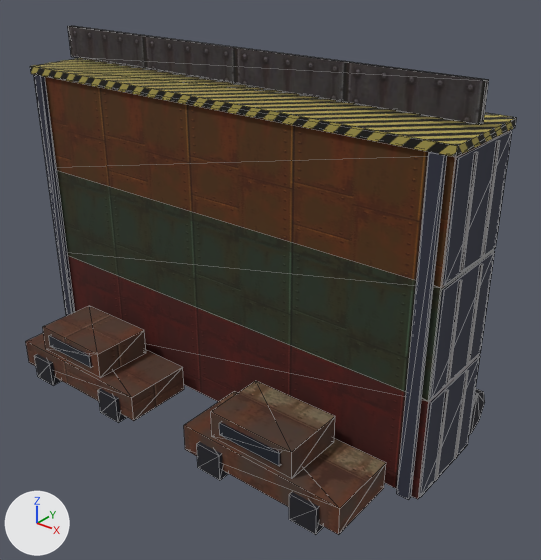
The glTF model game/art/placeholder/bosses/arena/arena_wall_segment.glb as it was, and as the next commit left it.
Camera for both pictures: a camera (50 mm lens) standing at (11.56, -13.25, 11.57) and looking at (1.14, -0.21, 3.49). Lighting does not change. The marker at lower left points along +X, +Y and +Z. The first picture is the older version. Mesh edges are drawn as thin lines. Vertices at exactly the same position are counted once.

The first picture shows 'arena_wall_segment'.
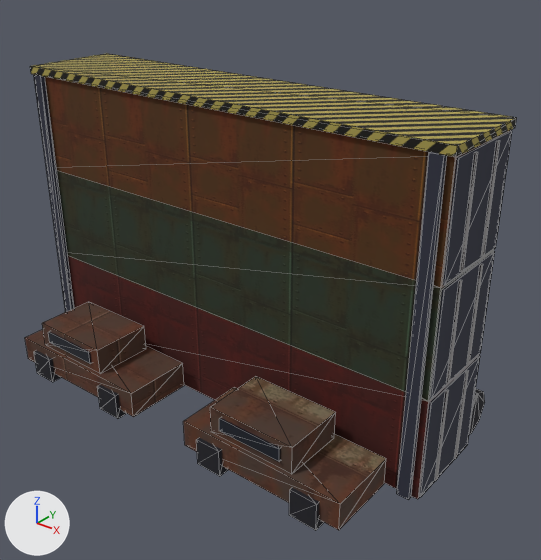
What the commit changed:
me_arena_wall_segment is used by ob_arena_wall_segment; location (0.0, 0.0, 0.0).
me_arena_wall_segment had 248 vertices, 388 faces and spanned x -6.15..6.18, y -3.4..2.3, z -0.1..8.9.
me_arena_wall_segment now has 240 vertices, 376 faces and spans x -6.15..6.18, y -3.4..2.3, z 0.0..8.0.
me_arena_wall_segment part 1: a new loose piece, a box spanning x 1.0..5.4, y -3.3..-1.5, z 0.25..0.95, in mat_scrap_streak.
me_arena_wall_segment part 2: the loose piece of 8 vertices spanning x -6.0..6.0, y -0.06..0.06, z 8.1..8.9 is deleted.
me_arena_wall_segment part 3: the loose piece of 8 vertices spanning x 1.8..4.1, y -3.2..-1.6, z 0.83..1.53 is deleted.
Part 4, on me_arena_wall_segment:
96 vertices in x -5.2..4.9, y -3.4..-1.4, z -0.1..1.53 move by (0.0, 0.0, 0.12).
8 vertices move from x 1.0..5.4, y -3.3..-1.5, z 0.13..0.83 to x 1.8..4.1, y -3.2..-1.6, z 0.95..1.65.
me_arena_wall_segment part 5: 28 kept faces spanning x -5.2..4.1, y -3.3..-1.5, z 0.25..1.65 get new texture (UV) coordinates.

Pixel boxes [x1, y1, x2, y2] of what changed, in the pictures (541 x 560 px; the box of a moved part takes in the faces that stretch with it):
'arena_wall_segment', reshaped (6% shorter): before [26, 26, 517, 535]; after [25, 53, 517, 530]
part 1 of me_arena_wall_segment, added (brown): after [183, 388, 386, 530]
part 2 of me_arena_wall_segment, deleted: before [68, 26, 489, 125]
part 3 of me_arena_wall_segment, deleted (brown): before [211, 381, 335, 479]
part 4 of me_arena_wall_segment, moved or reshaped: before [26, 306, 324, 535]; after [25, 302, 324, 530]
part 5 of me_arena_wall_segment, surface changed: before [26, 327, 386, 535]; after [25, 323, 336, 474]
